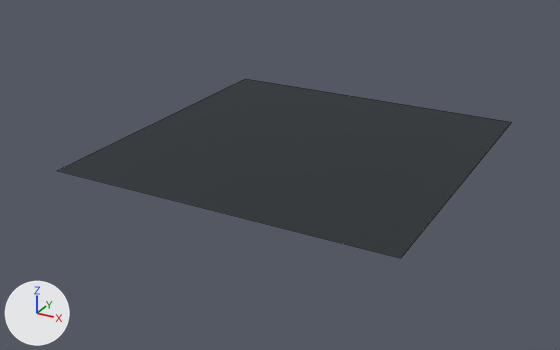
What one commit did to the Blender file assets/blender/console.blend.
Before and after are seen from a 50 mm camera at (252.0, -493.0, 217.0) aimed at (-10.0, -17.0, -21.0). The lights are fixed; the arrows at lower left show +X, +Y and +Z. The older version comes first. Mesh edges are drawn as thin lines on the coarser meshes.

The first picture shows 'preview_floor'.
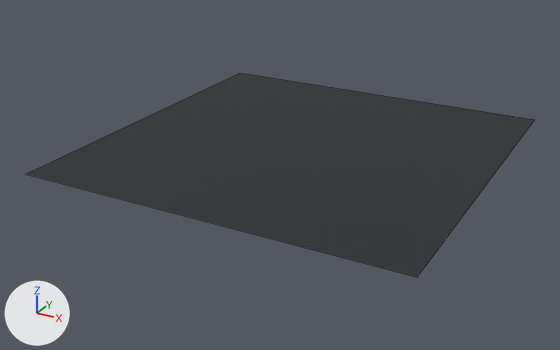
Location of each change, (x1, y1, x2, y2) in pixels of the pictures (560 x 350 px):
'preview_floor', reshaped (11% wider, 14% taller)
    before: (57, 79, 512, 258)
    after: (27, 73, 534, 277)

What the commit changed:
me_plane is used by ob_preview_floor; location (0.0, 0.0, 0.0).
me_plane had 4 vertices, 1 face and spanned x -128.0..128.0, y -128.0..128.0, z 0.0.
me_plane now has 4 vertices, 1 face and spans x -143.0..143.0, y -143.0..143.0, z 0.0.
Part 1, on me_plane:
Vertex 0 of me_plane moves from (-128.0, -128.0, 0.0) at pixel (56, 170) to (-143.0, -143.0, 0.0) at pixel (25, 174).
Vertex 1 of me_plane moves from (128.0, -128.0, 0.0) at pixel (400, 258) to (143.0, -143.0, 0.0) at pixel (417, 277).
Vertex 2 of me_plane moves from (-128.0, 128.0, 0.0) at pixel (245, 78) to (-143.0, 143.0, 0.0) at pixel (240, 72).
Vertex 3 of me_plane moves from (128.0, 128.0, 0.0) at pixel (511, 122) to (143.0, 143.0, 0.0) at pixel (534, 119).
